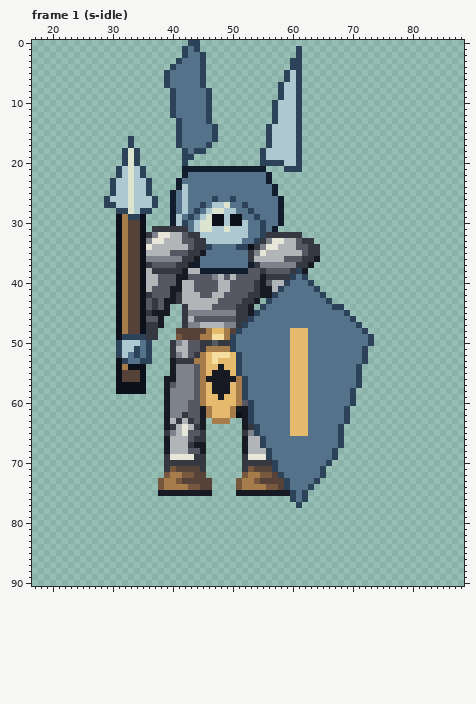
One commit to this pixel-art file: art/enemy-frost-0.aseprite. Above is the file before it was changed.
96x96 pixels, 128 frames. Shown: frame 1 (s-idle): x 17..88, y 0..90. The commit also changed other frames, which this record leaves out.
After:
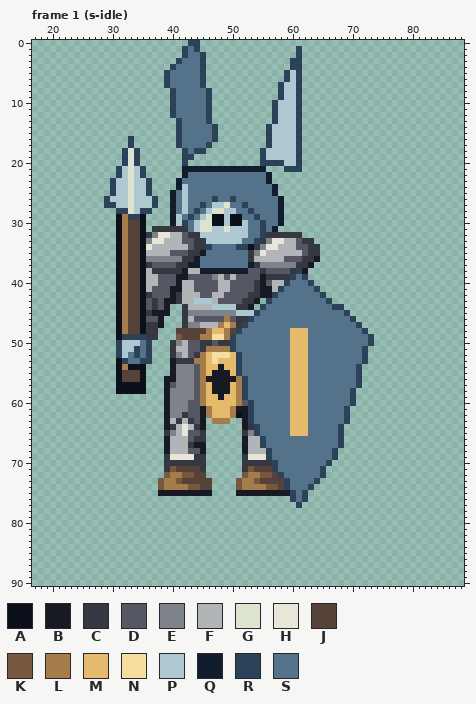
Palette (. is transparent): A #0b101b  B #171923  C #353741  D #555862  E #7e838b  F #b1b5b7  G #dce3ce  H #e7e6d8  J #57423a  K #77573d  L #a77c4b  M #e6ba6d  N #f6dda0  P #adc8d1  Q #111c2d  R #2b4258  S #54738b
What changed:
Frame 1 (s-idle), layer "ink":
y 43: x 44..46 FFF -> PPP
y 44: x 47..50 DDDD -> PPPP
y 45: x 51..53 CCB -> PPP
y 46: x 49 D -> L
y 47: x 48..50 FEE -> LML
Pixel boxes of the changes (left, top, right, bottom) in both pictures:
changed: (194, 298, 254, 328)
